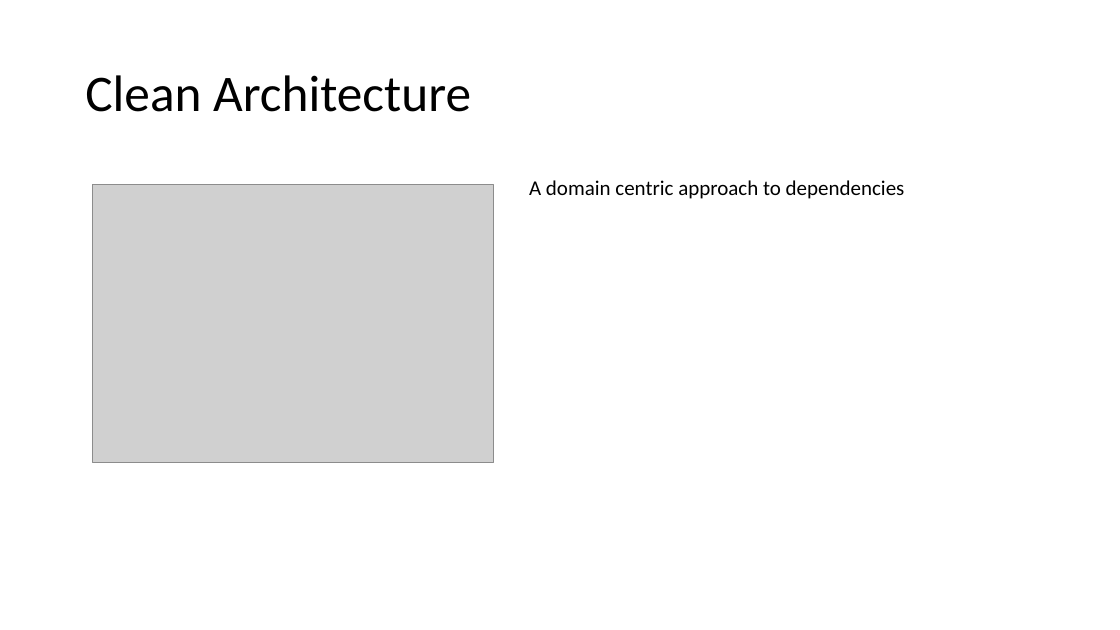
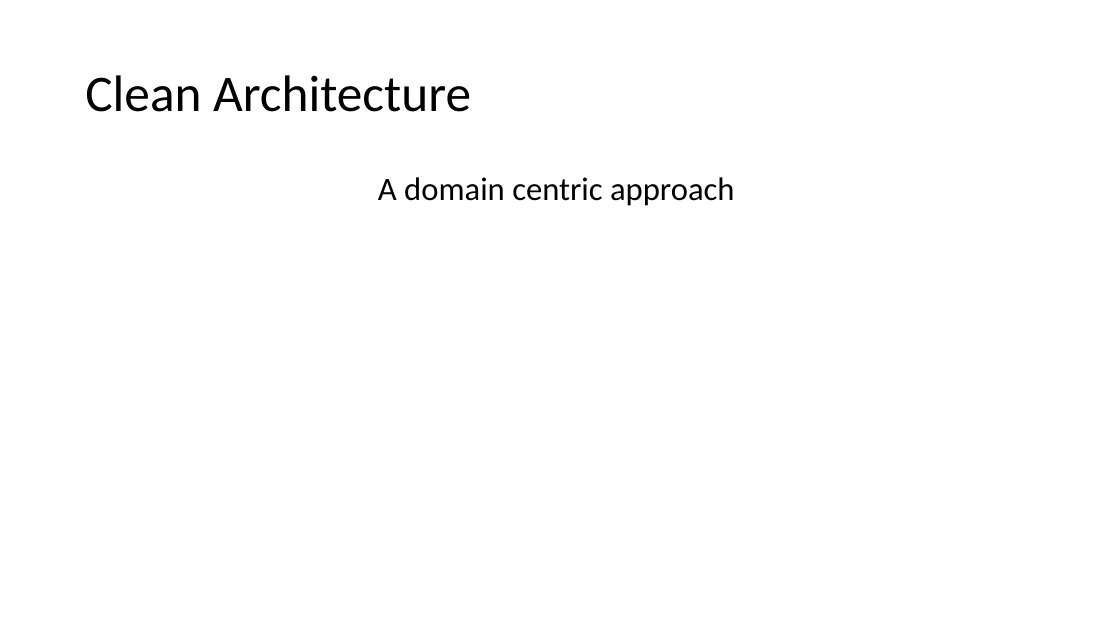
Before and after one commit to feanz/Presentations, a slide deck: slide 12 of Clean Architecture/Clean Architecture.pptx (slide 4 before the commit). Drawn at 1120x630 pixels with LibreOffice and Linux fonts; fonts in the diff are those of the drawing; grey boxes stand for pictures. Boxes give left, top, right and bottom in pixels: in the first picture for what was removed or moved away, otherwise in the second. Text is boxed around its words. In the diff, an @@ line names an element or a change of style, - is before the commit and + after.

Commit message:
Almost finihed clean architecture

```diff
--- a/Clean Architecture/Clean Architecture.pptx
+++ b/Clean Architecture/Clean Architecture.pptx
@@ text added at box(378, 177, 735, 206), 28 pt, text #000000 @@
+A domain centric approach
@@ picture removed at box(92, 185, 493, 463) @@
@@ text removed at box(529, 180, 905, 199) @@
-A domain centric approach to dependencies
```
Also in this commit, not shown: 4 other slides changed, 30 slides added, 4 slides removed.
